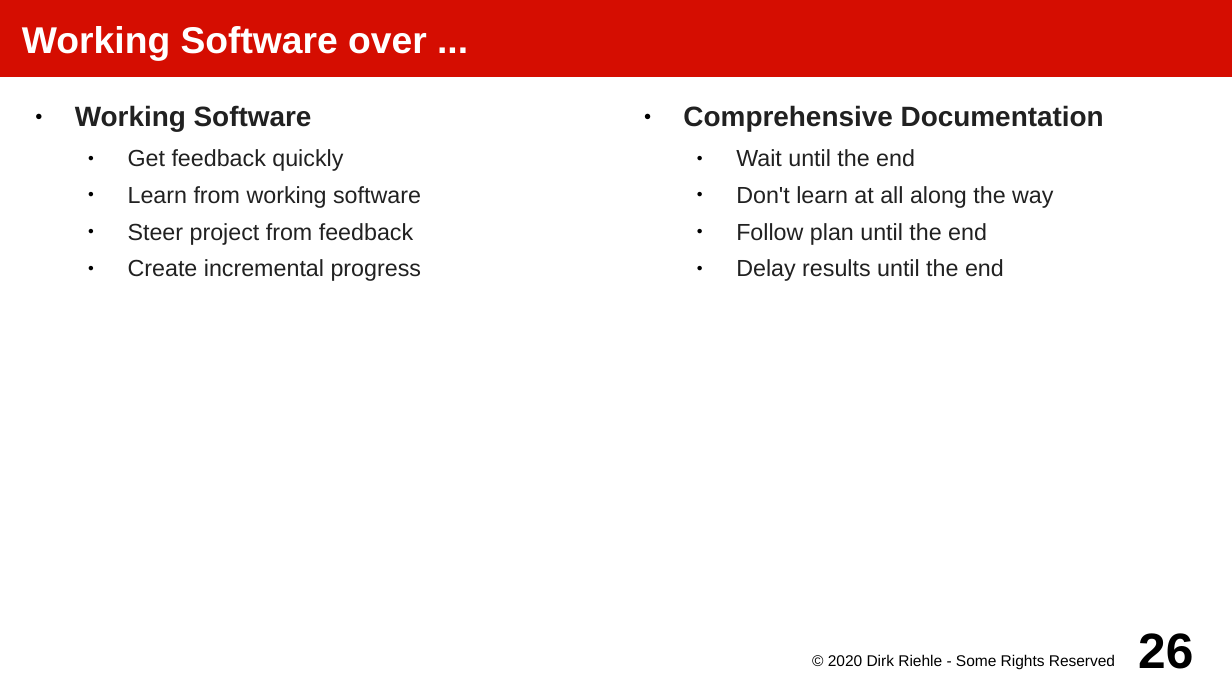
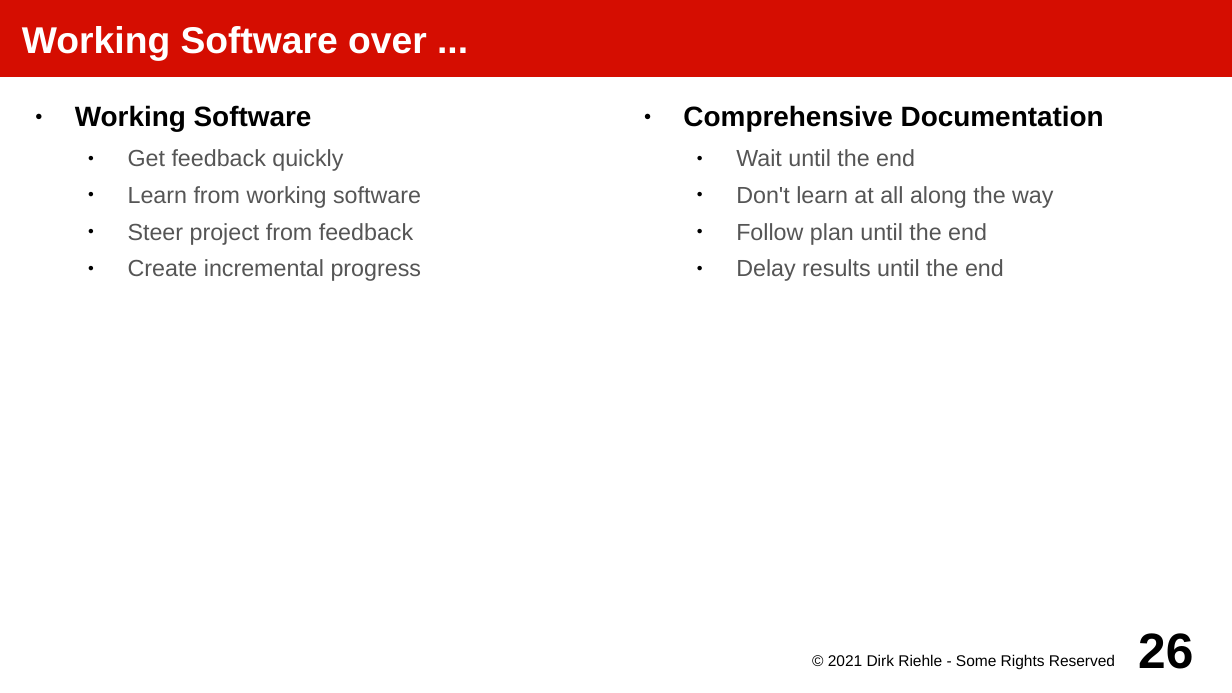
Before and after one commit to dirkriehle/amos-course, a slide deck: slide 26 of Lecture slides/AMOS C02 - Three Process Models.odp. Drawn at 1232x693 pixels with LibreOffice and Linux fonts; fonts in the diff are those of the drawing. Boxes give left, top, right and bottom in pixels: in the first picture for what was removed or moved away, otherwise in the second. Text is boxed around its words. In the diff, an @@ line names an element or a change of style, - is before the commit and + after.

```diff
--- a/Lecture slides/AMOS C02 - Three Process Models.odp
+++ b/Lecture slides/AMOS C02 - Three Process Models.odp
@@ text "Working Software" at [75,105,422,281]: text colour #212121 to #000000 in "Working Software"; text colour #212121 to #555555 in "Get feedback quickly", "Learn from working software", "Steer project from feedback", "Create incremental progress" @@
@@ text "Comprehensive Documentation" at [683,105,1104,281]: text colour #212121 to #000000 in "Comprehensive Documentation"; text colour #212121 to #555555 in "Wait until the end", "Don't learn at all along the way", "Follow plan until the end", "Delay results until the end" @@
@@ text at [828,654,1115,670]: text changed @@
-© 2020 Dirk Riehle - Some Rights Reserved
+© 2021 Dirk Riehle - Some Rights Reserved
```
Also in this commit, not shown: 39 other slides changed, 29 other files.
